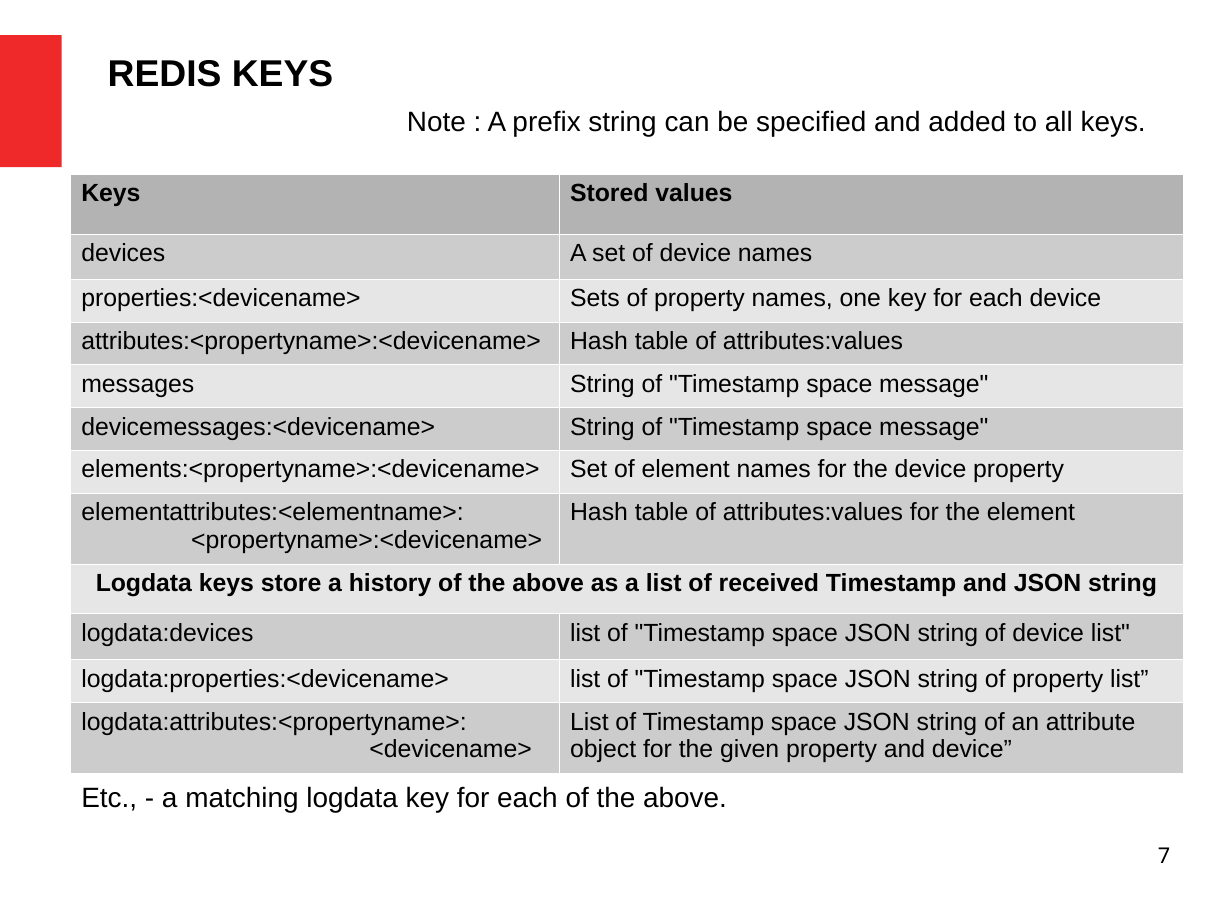
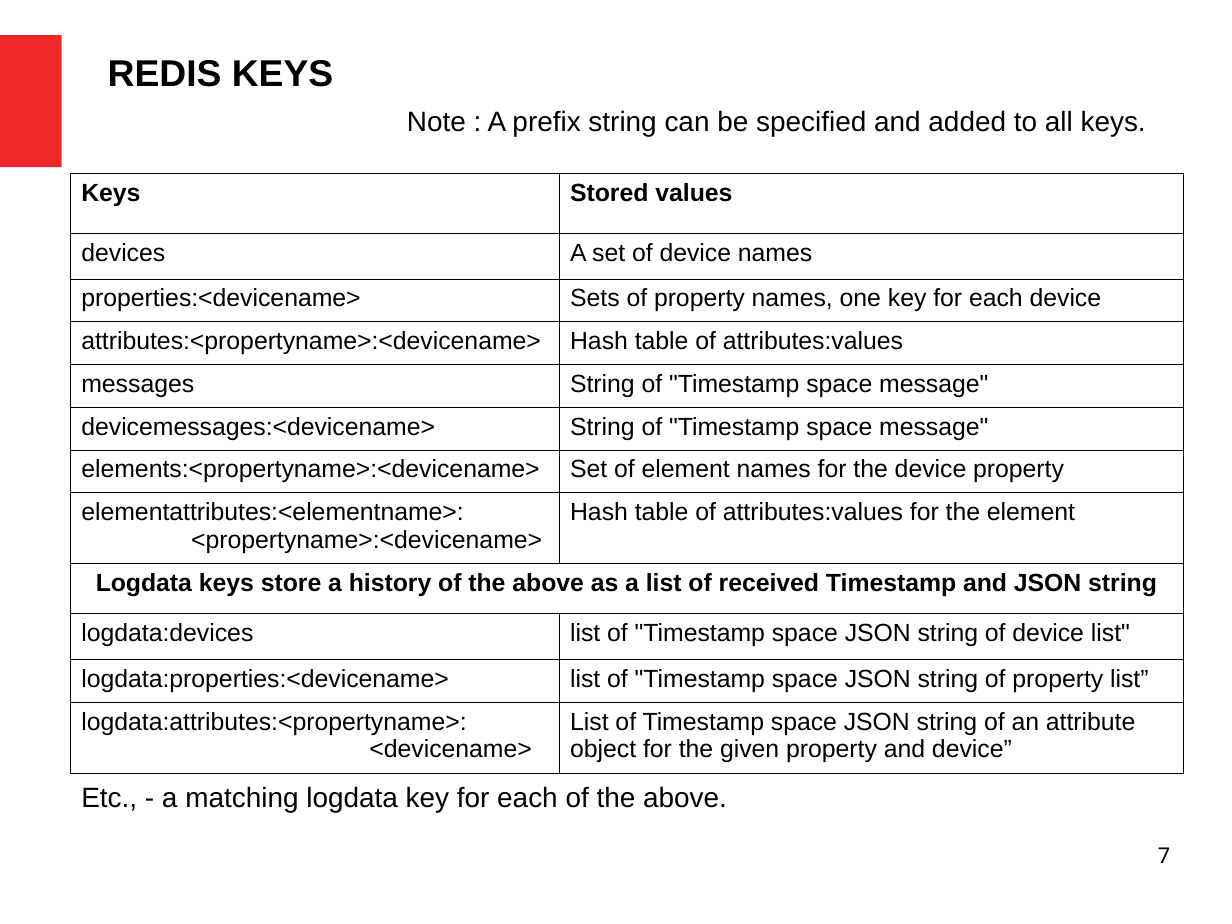
Before and after one commit to bernie-skipole/indi, a slide deck: slide 7 of indislides.odp. Drawn at 1232x924 pixels with LibreOffice and Linux fonts; fonts in the diff are those of the drawing. Boxes give left, top, right and bottom in pixels: in the first picture for what was removed or moved away, otherwise in the second. Text is boxed around its words. In the diff, an @@ line names an element or a change of style, - is before the commit and + after.

```diff
--- a/indislides.odp
+++ b/indislides.odp
@@ table at <box>70,173,1184,766</box> @@
@@ fill #B3B3B3 to none in row 1 @@
@@ fill #CCCCCC to none in 12 cells @@
@@ fill #E6E6E6 to none in 9 cells @@
@@ borders changed @@
```
Also in this commit, not shown: 1 slide added.
